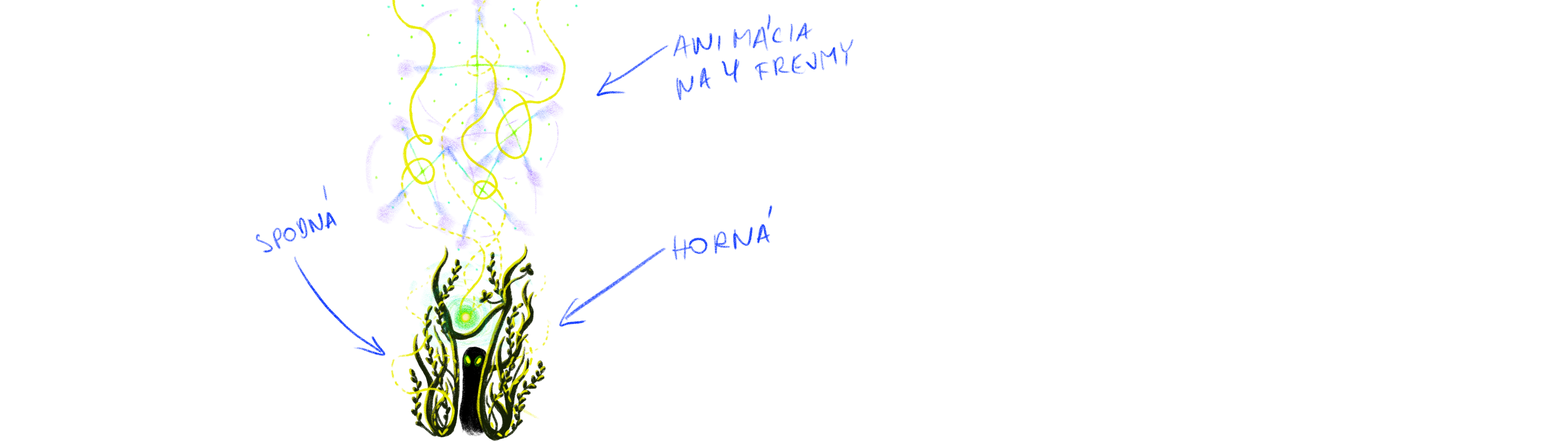
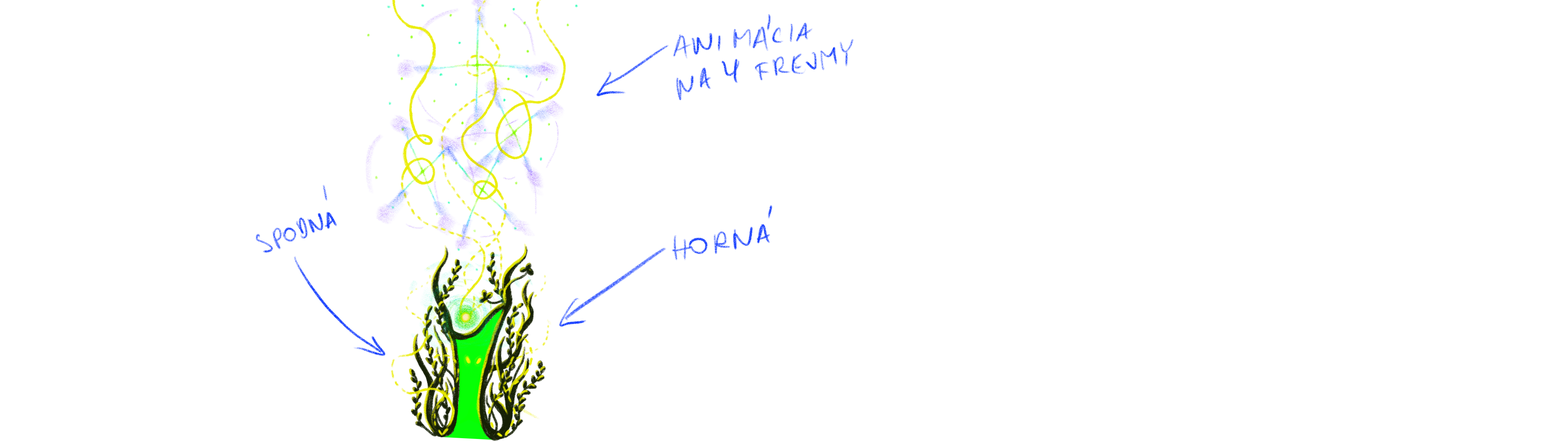
Comparing the layer stacks of the two 1568x441 images. Changes:
showed group "Layer group" (3rd of 3) (4 layers) over [443, 299, 504, 440]
added layer "shader" in group "Layer group" over [443, 299, 504, 440]
